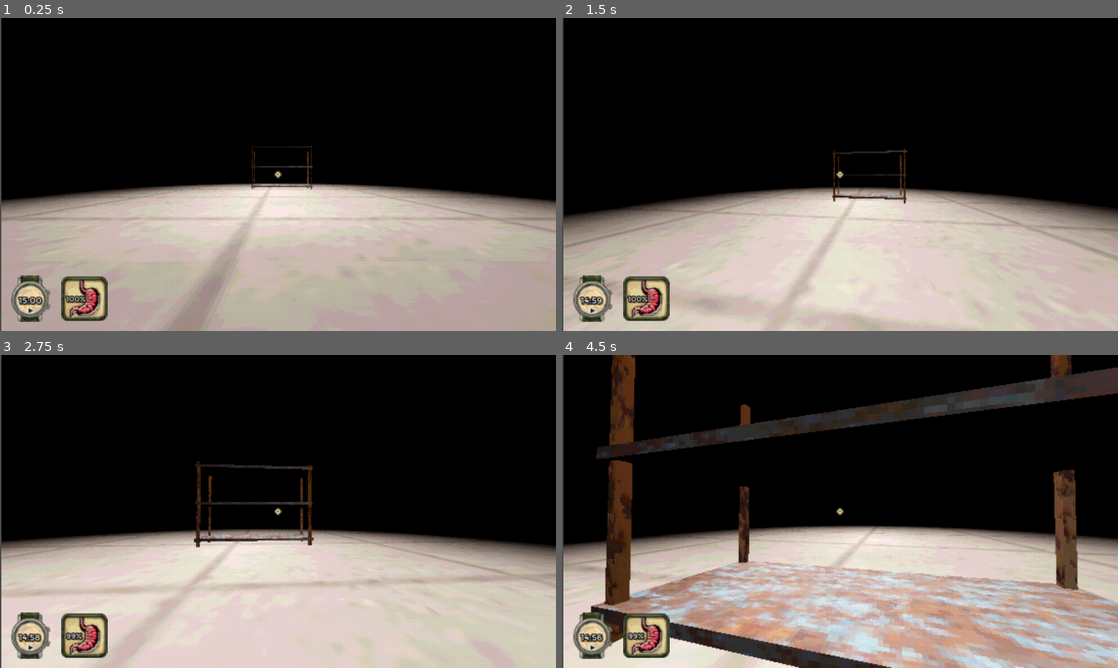
Above: before the commit, frames 1-4 (two rows, left to right).
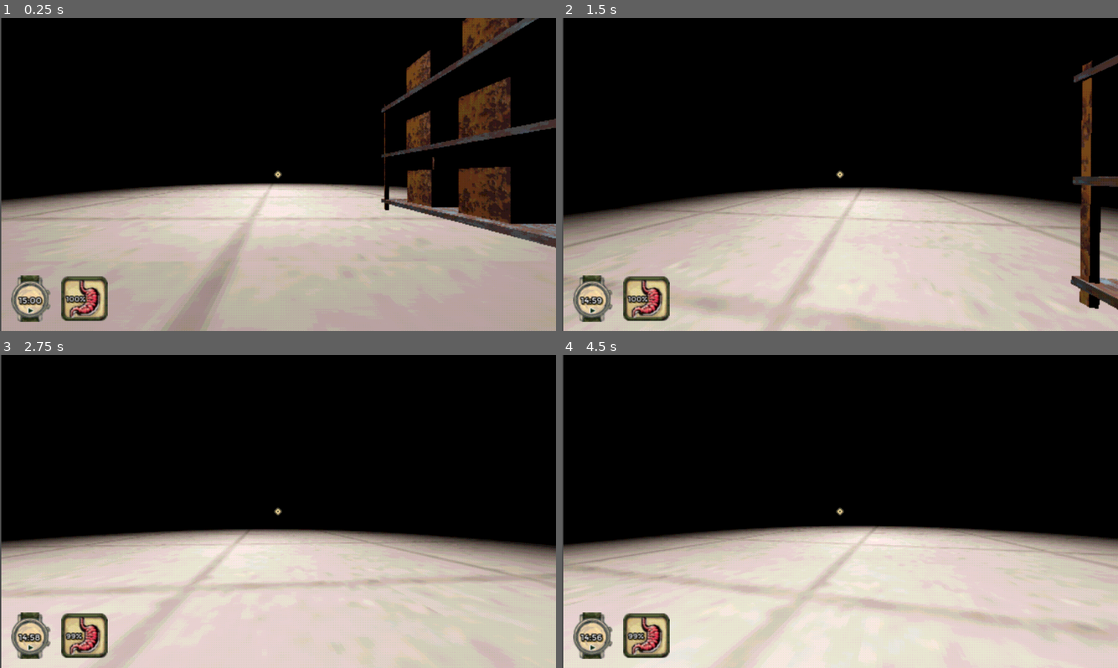
Above: after the commit, the same moments.

Repository: DinoLemonGames/lunch-boy
Game: Godot game, scene res://scenes/job_corp_warehouse.tscn
Same seed, same stepped clock (60 frames per second), same inputs: the game is played once before the commit and once after it. This scene is started directly instead of the project's main scene.
Inputs (mouse positions are in pixels of both pictures, inside the frame that each line leads up to):
- Up to frame 1 (0.25 s): no input
- Up to frame 2 (1.5 s): move the mouse to (867, 174) at 0.52 s; hold Right mouse button (rclick, bound only after the commit) 0.53-1.28 s; hold W (forward) from 0.53 s (still down); click (867, 174) at 0.6 s; tap Space (jump) at 0.77 s; move the mouse to (812, 174) at 1.27 s; right-click (812, 174) at 1.35 s
- Up to frame 3 (2.75 s): keep holding W (forward); tap Space (jump) at 1.52 s; tap F (throw, bound only after the commit) at 1.55, 2.1 s; move the mouse to (289, 505) at 2.02 s; click (289, 505) at 2.3 s
- Up to frame 4 (4.5 s): keep holding W (forward); move the mouse to (834, 517) at 2.77 s; tap Shift (sprint) at 2.85 s; tap Space (jump) at 3.02, 3.77 s; right-click (834, 517) at 3.05 s; move the mouse to (878, 514) at 3.52 s; click (878, 514) at 3.6 s; tap F (throw, bound only after the commit) at 3.8 s; move the mouse to (795, 508) at 4.27 s; right-click (795, 508) at 4.35 s

The runs differ from the first frame. In frame 1, 8.6% of the frame differs, in the area x 45-100%, y 0-74%; in frame 2, 3.1%; in frame 3, 1.3%; in frame 4, 31%, in the area x 5-100%, y 0-100%.

Commit message:
Added interactable boxes
You can Pickup, Rotate, and Throw them. They also trigger the lights turning on when they get thrown.

Diff:
--- a/project.godot
+++ b/project.godot
@@ -44,6 +44,7 @@
 [global_group]
 
 player=""
+light_motion=""
 
 [input]
 
@@ -77,6 +78,21 @@
 "events": [Object(InputEventKey,"resource_local_to_scene":false,"resource_name":"","device":-1,"window_id":0,"alt_press …(195 unchanged characters)…
 ]
 }
+lclick={
+"deadzone": 0.5,
+"events": [Object(InputEventMouseButton,"resource_local_to_scene":false,"resource_name":"","device":-1,"window_id":0,"alt_pressed":false,"shift_pressed":false,"ctrl_pressed":false,"meta_pressed":false,"button_mask":1,"position":Vector2(276, 12),"global_position":Vector2(285, 58),"factor":1.0,"button_index":1,"canceled":false,"pressed":true,"double_click":false,"script":null)
+]
+}
+rclick={
+"deadzone": 0.5,
+"events": [Object(InputEventMouseButton,"resource_local_to_scene":false,"resource_name":"","device":-1,"window_id":0,"alt_pressed":false,"shift_pressed":false,"ctrl_pressed":false,"meta_pressed":false,"button_mask":2,"position":Vector2(202, 18),"global_position":Vector2(211, 64),"factor":1.0,"button_index":2,"canceled":false,"pressed":true,"double_click":false,"script":null)
+]
+}
+throw={
+"deadzone": 0.5,
+"events": [Object(InputEventKey,"resource_local_to_scene":false,"resource_name":"","device":-1,"window_id":0,"alt_pressed":false,"shift_pressed":false,"ctrl_pressed":false,"meta_pressed":false,"pressed":false,"keycode":0,"physical_keycode":70,"key_label":0,"unicode":102,"location":0,"echo":false,"script":null)
+]
+}
 
 [rendering]
 
--- a/scenes/job_corp_warehouse.tscn
+++ b/scenes/job_corp_warehouse.tscn
@@ -1,10 +1,12 @@
-[gd_scene load_steps=14 format=3 uid="uid://u2fgvdawyr4s"]
+[gd_scene load_steps=19 format=3 uid="uid://u2fgvdawyr4s"]
 
 [ext_resource type="PackedScene" uid="uid://6gs11pnmf4lk" path="res://scenes/player.tscn" id="1_gf5af"]
 [ext_resource type="Shader" path="res://shaders/ps1_post_processing.gdshader" id="1_yyrm2"]
 [ext_resource type="Script" path="res://scripts/sub_viewport_container.gd" id="2_5uw6h"]
 [ext_resource type="Texture2D" uid="uid://d4dpwst4oij6l" path="res://textures/concrete 8.jpg" id="3_ba6ou"]
 [ext_resource type="PackedScene" uid="uid://dgwbdh7pm6xrj" path="res://scenes/lights/warehouse_light.tscn" id="5_otcc1"]
+[ext_resource type="Shader" path="res://shaders/psx.gdshader" id="6_6al6s"]
+[ext_resource type="Texture2D" uid="uid://mxnav4j0c2uu" path="res://textures/warehouse_racks_Yellow Rusted Paint.png" id="7_lcfqj"]
 [ext_resource type="PackedScene" uid="uid://bktcoa28q5ae6" path="res://scenes/props/warehouse_racks.tscn" id="7_no8pb"]
 
 [sub_resource type="ShaderMaterial" id="ShaderMaterial_0u6t1"]
@@ -99,6 +101,32 @@
 shader_parameter/texture_albedo = ExtResource("3_ba6ou")
 shader_parameter/texture_roughness = SubResource("CompressedTexture2D_pkjfi")
 
+[sub_resource type="ShaderMaterial" id="ShaderMaterial_chl8m"]
+render_priority = 0
+shader = ExtResource("6_6al6s")
+shader_parameter/point_size = null
+shader_parameter/roughness = null
+shader_parameter/metallic_texture_channel = null
+shader_parameter/specular = null
+shader_parameter/metallic = null
+shader_parameter/emission = null
+shader_parameter/emission_energy = null
+shader_parameter/uv1_scale = null
+shader_parameter/uv1_offset = null
+shader_parameter/uv2_scale = null
+shader_parameter/uv2_offset = null
+shader_parameter/albedo = Color(1, 1, 1, 1)
+shader_parameter/resolution = Vector2i(320, 240)
+shader_parameter/affine_mapping = false
+shader_parameter/alpha_scissor = 0.5
+shader_parameter/jitter = 0.15
+shader_parameter/texture_albedo = ExtResource("7_lcfqj")
+
+[sub_resource type="BoxMesh" id="BoxMesh_wbwst"]
+material = SubResource("ShaderMaterial_chl8m")
+
+[sub_resource type="BoxShape3D" id="BoxShape3D_nblqe"]
+
 [node name="JobCorpWarehouse" type="SubViewportContainer"]
 material = SubResource("ShaderMaterial_0u6t1")
 offset_left = 3.0
@@ -234,5 +262,59 @@
 [node name="WarehouseLight6" parent="SubViewport/JobCorpWarehouse/Lights/RightRow" instance=ExtResource("5_otcc1")]
 transform = Transform3D(1, 0, 0, 0, -4.37114e-08, 1, 0, -1, -4.37114e-08, 31, 18.217, -30)
 
-[node name="warehouse_racks" parent="." instance=ExtResource("7_no8pb")]
-transform = Transform3D(1, 0, 0, 0, 1, 0, 0, 0, 1, 0.452464, 0.017, 19.1744)
+[node name="Box" type="RigidBody3D" parent="SubViewport/JobCorpWarehouse" groups=["light_motion"]]
+transform = Transform3D(-4.37114e-08, 0, -1, 0, 1, 0, 1, 0, -4.37114e-08, 4.69553, 1.36238, 31.2392)
+
+[node name="MeshInstance3D" type="MeshInstance3D" parent="SubViewport/JobCorpWarehouse/Box"]
+mesh = SubResource("BoxMesh_wbwst")
+
+[node name="CollisionShape3D" type="CollisionShape3D" parent="SubViewport/JobCorpWarehouse/Box"]
+shape = SubResource("BoxShape3D_nblqe")
+
+[node name="Box2" type="RigidBody3D" parent="SubViewport/JobCorpWarehouse" groups=["light_motion"]]
+transform = Transform3D(-4.37114e-08, 0, -1, 0, 1, 0, 1, 0, -4.37114e-08, 4.69553, 1.36238, 33.0384)
+
+[node name="MeshInstance3D" type="MeshInstance3D" parent="SubViewport/JobCorpWarehouse/Box2"]
+mesh = SubResource("BoxMesh_wbwst")
+
+[node name="CollisionShape3D" type="CollisionShape3D" parent="SubViewport/JobCorpWarehouse/Box2"]
+shape = SubResource("BoxShape3D_nblqe")
+
+[node name="Box3" type="RigidBody3D" parent="SubViewport/JobCorpWarehouse" groups=["light_motion"]]
+transform = Transform3D(-4.37114e-08, 0, -1, 0, 1, 0, 1, 0, -4.37114e-08, 4.69553, 2.95286, 33.0384)
+
+[node name="MeshInstance3D" type="MeshInstance3D" parent="SubViewport/JobCorpWarehouse/Box3"]
+mesh = SubResource("BoxMesh_wbwst")
+
+[node name="CollisionShape3D" type="CollisionShape3D" parent="SubViewport/JobCorpWarehouse/Box3"]
+shape = SubResource("BoxShape3D_nblqe")
+
+[node name="Box4" type="RigidBody3D" parent="SubViewport/JobCorpWarehouse" groups=["light_motion"]]
+transform = Transform3D(-4.37114e-08, 0, -1, 0, 1, 0, 1, 0, -4.37114e-08, 4.69553, 2.95286, 31.1886)
+
+[node name="MeshInstance3D" type="MeshInstance3D" parent="SubViewport/JobCorpWarehouse/Box4"]
+mesh = SubResource("BoxMesh_wbwst")
+
+[node name="CollisionShape3D" type="CollisionShape3D" parent="SubViewport/JobCorpWarehouse/Box4"]
+shape = SubResource("BoxShape3D_nblqe")
+
+[node name="Box5" type="RigidBody3D" parent="SubViewport/JobCorpWarehouse" groups=["light_motion"]]
+transform = Transform3D(-4.37114e-08, 0, -1, 0, 1, 0, 1, 0, -4.37114e-08, 4.69553, 4.43011, 31.1886)
+
+[node name="MeshInstance3D" type="MeshInstance3D" parent="SubViewport/JobCorpWarehouse/Box5"]
+mesh = SubResource("BoxMesh_wbwst")
+
+[node name="CollisionShape3D" type="CollisionShape3D" parent="SubViewport/JobCorpWarehouse/Box5"]
+shape = SubResource("BoxShape3D_nblqe")
+
+[node name="Box6" type="RigidBody3D" parent="SubViewport/JobCorpWarehouse" groups=["light_motion"]]
+transform = Transform3D(-4.37114e-08, 0, -1, 0, 1, 0, 1, 0, -4.37114e-08, 4.69553, 4.43011, 33.1343)
+
+[node name="MeshInstance3D" type="MeshInstance3D" parent="SubViewport/JobCorpWarehouse/Box6"]
+mesh = SubResource("BoxMesh_wbwst")
+
+[node name="CollisionShape3D" type="CollisionShape3D" parent="SubViewport/JobCorpWarehouse/Box6"]
+shape = SubResource("BoxShape3D_nblqe")
+
+[node name="warehouse_racks" parent="SubViewport/JobCorpWarehouse" instance=ExtResource("7_no8pb")]
+transform = Transform3D(-4.37114e-08, 0, -1, 0, 1, 0, 1, 0, -4.37114e-08, 4.87714, 0.017, 32.3808)
--- a/scenes/lights/warehouse_light.tscn
+++ b/scenes/lights/warehouse_light.tscn
@@ -29,14 +29,19 @@
 wait_time = 5.0
 one_shot = true
 
+[node name="ObjectLightOffTimer" type="Timer" parent="."]
+wait_time = 5.0
+one_shot = true
+
 [node name="LightOn" type="AudioStreamPlayer3D" parent="."]
 stream = ExtResource("2_g8c3y")
-volume_db = 4.0
+volume_db = 2.0
 
 [node name="LightOff" type="AudioStreamPlayer3D" parent="."]
 stream = ExtResource("3_tqpew")
-volume_db = 8.0
+volume_db = 5.0
 
 [connection signal="body_entered" from="Area3D" to="." method="_on_area_3d_body_entered"]
 [connection signal="body_exited" from="Area3D" to="." method="_on_area_3d_body_exited"]
 [connection signal="timeout" from="LightOffTimer" to="." method="_on_light_off_timer_timeout"]
+[connection signal="timeout" from="ObjectLightOffTimer" to="." method="_on_object_light_off_timer_timeout"]
--- a/scenes/player.tscn
+++ b/scenes/player.tscn
@@ -159,6 +159,21 @@
 
 [node name="SecTimer" type="Timer" parent="Head/Camera3D/Watch"]
 
+[node name="Interaction" type="RayCast3D" parent="Head/Camera3D"]
+target_position = Vector3(0, 0, -5)
+
+[node name="Hand" type="Marker3D" parent="Head/Camera3D"]
+transform = Transform3D(1, 0, 0, 0, 1, 0, 0, 0, 1, 0, 0, -3.4383)
+
+[node name="Generic6DOFJoint3D" type="Generic6DOFJoint3D" parent="Head/Camera3D"]
+node_a = NodePath("../StaticBody3D")
+linear_limit_x/enabled = false
+linear_limit_y/enabled = false
+linear_limit_z/enabled = false
+
+[node name="StaticBody3D" type="StaticBody3D" parent="Head/Camera3D"]
+transform = Transform3D(1, 0, 0, 0, 1, 0, 0, 0, 1, 0, 0, -3.4383)
+
 [node name="AudioWalking" type="AudioStreamPlayer3D" parent="."]
 stream = SubResource("AudioStreamRandomizer_mmi8d")
 volume_db = -30.0
--- a/scripts/player.gd
+++ b/scripts/player.gd
@@ -21,6 +21,17 @@
 
 @onready var head = $Head
 @onready var camera = $Head/Camera3D
+@onready var interaction = $Head/Camera3D/Interaction
+@onready var hand = $Head/Camera3D/Hand
+@onready var joint = $Head/Camera3D/Generic6DOFJoint3D
+@onready var staticbody = $Head/Camera3D/StaticBody3D
+
+# Pickup variables
+var picked_object
+var pull_power = 3
+var rotation_power = 0.2
+var locked = false
+var throw_power = 4
 
 # Audio
 @onready var sn_walking = $AudioWalking
@@ -41,9 +52,30 @@
 		Input.set_mouse_mode(Input.MOUSE_MODE_VISIBLE)
 	# Mouse Movement
 	if event is InputEventMouseMotion and Input.get_mouse_mode() == Input.MOUSE_MODE_CAPTURED:
-		head.rotate_y(-event.relative.x * sensitivity)
-		camera.rotate_x(-event.relative.y * sensitivity)
-		camera.rotation.x = clamp(camera.rotation.x, deg_to_rad(-60), deg_to_rad(60))
+		if !locked:
+			head.rotate_y(-event.relative.x * sensitivity)
+			camera.rotate_x(-event.relative.y * sensitivity)
+			camera.rotation.x = clamp(camera.rotation.x, deg_to_rad(-60), deg_to_rad(60))
+
+	if Input.is_action_just_pressed("lclick"):
+		if picked_object == null:
+			pick_object()
+		elif picked_object != null:
+			drop_object()
+
+	if Input.is_action_pressed("rclick"):
+		if picked_object != null:
+			locked = true
+			rotate_object(event)
+	if Input.is_action_just_released("rclick"):
+		locked = false
+
+	if Input.is_action_just_pressed("throw"):
+		if picked_object != null:
+			locked = false
+			var knockback = picked_object.global_position - global_position
+			picked_object.apply_central_impulse(knockback * throw_power)
+			drop_object()
 
 func _physics_process(delta):
 	# Add the gravity.
@@ -95,6 +127,12 @@
 
 	move_and_slide()
 
+	# Move the picked object
+	if picked_object != null:
+		var object_origin = picked_object.global_transform.origin
+		var hand_origin = hand.global_transform.origin
+		picked_object.set_linear_velocity((hand_origin - object_origin) * pull_power)
+
 func _headbob(time) -> Vector3:
 	var pos = Vector3.ZERO
 	pos.y = sin(time * BOB_FREQ) * BOB_AMP
@@ -123,3 +161,22 @@
 func _on_doorway_body_entered(body):
 	if body.is_in_group("player"):
 		get_tree().call_deferred("change_scene_to_file", "res://scenes/job_corp_warehouse.tscn")
+
+func pick_object():
+	# Check to see if raycast is colliding
+	var collider = interaction.get_collider()
+	# If it's colliding with a rigidbody
+	if collider != null and collider is RigidBody3D:
+		picked_object = collider
+		joint.set_node_b(picked_object.get_path())
+
+func drop_object():
+	if picked_object != null:
+		picked_object = null
+		joint.set_node_b(joint.get_path())
+
+func rotate_object(event):
+	if picked_object != null:
+		if event is InputEventMouseMotion:
+			staticbody.rotate_x(deg_to_rad(event.relative.y * rotation_power))
+			staticbody.rotate_y(deg_to_rad(event.relative.x * rotation_power))
--- a/scripts/warehouse_light.gd
+++ b/scripts/warehouse_light.gd
@@ -2,6 +2,7 @@
 
 @onready var light = $"."
 const LRANGE = 30.0
+var player_in_light = false
 
 # Turn the light off at the beginning of the game
 func _ready():
@@ -9,18 +10,44 @@
 
 # Turn on the light when the player enters the Area3D
 func _on_area_3d_body_entered(body):
+	# Player Entered
 	if body.is_in_group("player"):
-		# Light ON
-		light.spot_range = LRANGE
-		$LightOn.play()
+		if !is_light_on():
+			light_on()
+		player_in_light = true
+
+	# Object Entered
+	elif body.is_in_group("light_motion"):
+		if !is_light_on():
+			light_on()
+		$ObjectLightOffTimer.start()
 
 # When the player exits the light's area start a timer
 func _on_area_3d_body_exited(body):
 	if body.is_in_group("player"):
+		player_in_light = false
 		$LightOffTimer.start()
 
 # Turn off the light after 5 sec
 func _on_light_off_timer_timeout():
-	# Light OFF
+	# If an object hasn't entered the light
+	if $ObjectLightOffTimer.is_stopped():
+		light_off()
+
+func _on_object_light_off_timer_timeout():
+	if player_in_light == false:
+		light_off()
+
+func light_on():
+	light.spot_range = LRANGE
+	$LightOn.play()
+
+func light_off():
 	light.spot_range = 0.0
 	$LightOff.play()
+
+func is_light_on():
+	if light.spot_range == LRANGE:
+		return true
+	elif light.spot_range == 0.0:
+		return false
